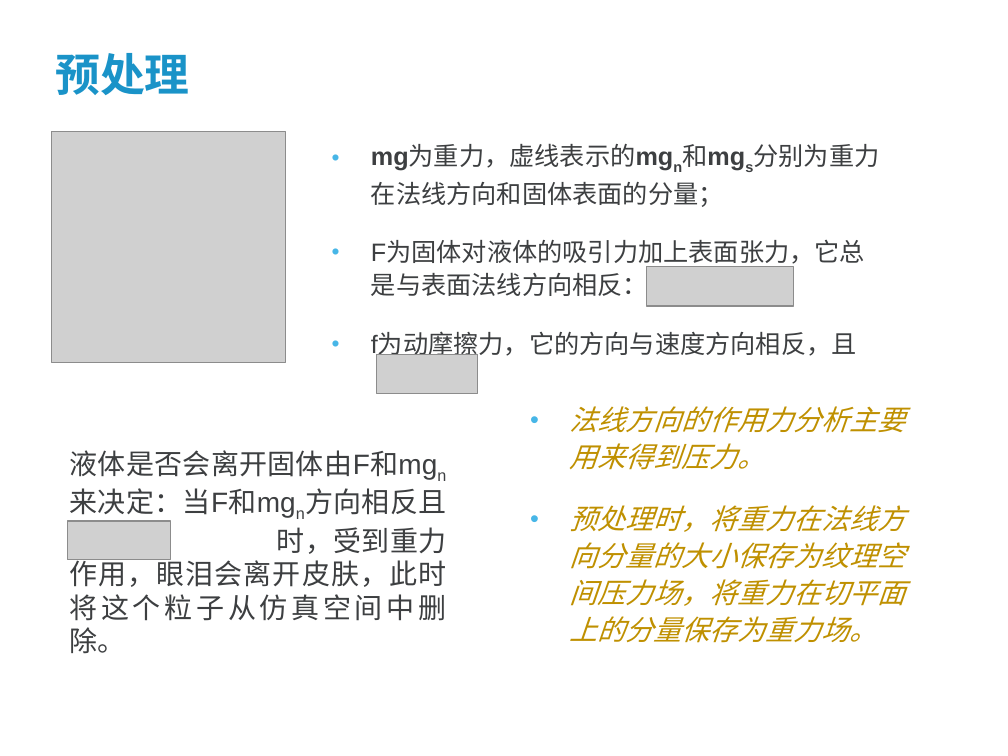
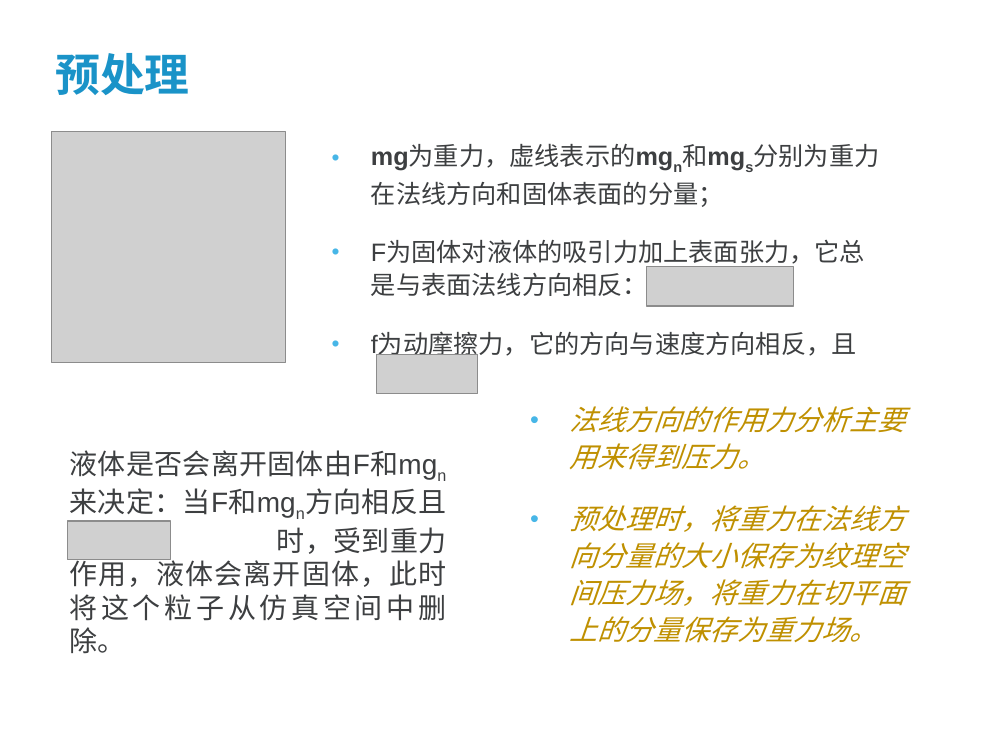
Before and after one commit to wsxmm1153/dissertation, a slide deck: slide 12 of paper/答辩讲稿.ppt. Drawn at 1008x756 pixels with LibreOffice and Linux fonts; fonts in the diff are those of the drawing; grey boxes stand for pictures; background and template pictures are left out. Boxes give left, top, right and bottom in pixels: in the first picture for what was removed or moved away, otherwise in the second. Text is boxed around its words. In the diff, an @@ line names an element or a change of style, - is before the commit and + after.

```diff
--- a/paper/答辩讲稿.ppt
+++ b/paper/答辩讲稿.ppt
@@ text at (69,450,447,654): text changed @@
-液体是否会离开固体由F和mgn来决定：当F和mgn方向相反且 时，受到重力作用，眼泪会离开皮肤，此时将这个粒子从仿真空间中删除。
+液体是否会离开固体由F和mgn来决定：当F和mgn方向相反且 时，受到重力作用，液体会离开固体，此时将这个粒子从仿真空间中删除。
```
Also in this commit, not shown: 8 other slides changed, 18 slides added, 1 slide removed, 2 other files.
